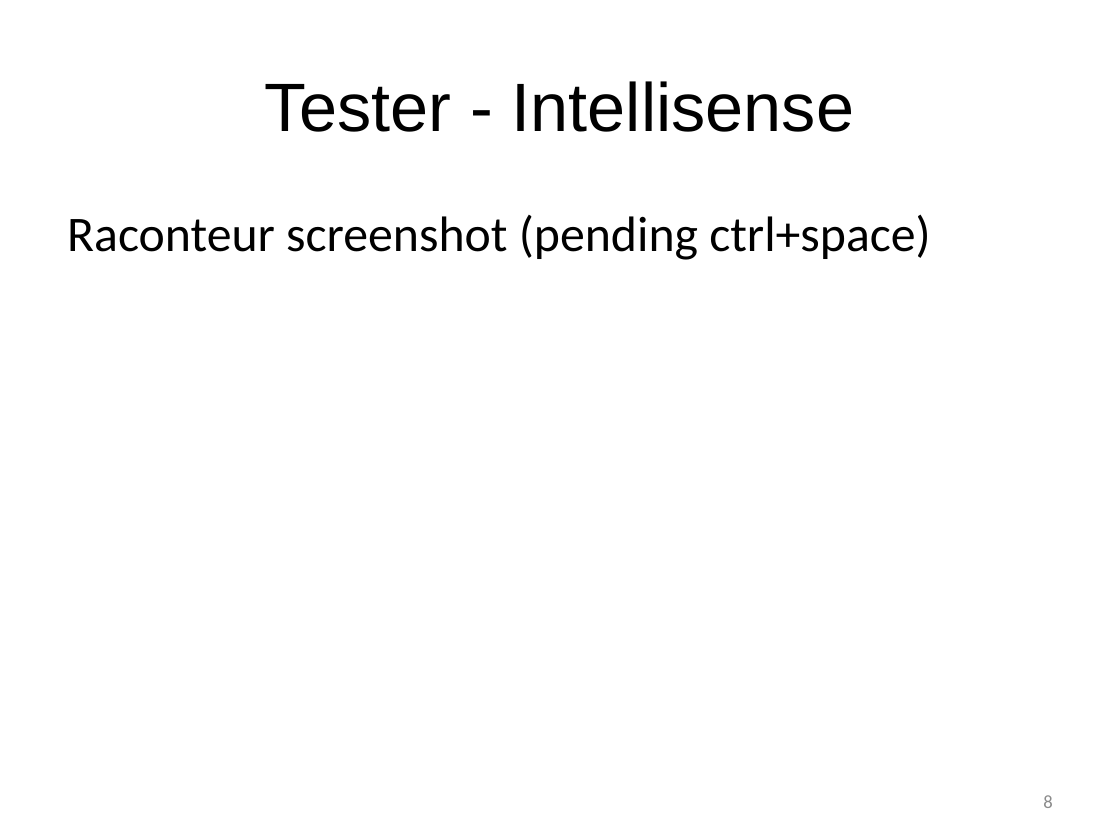
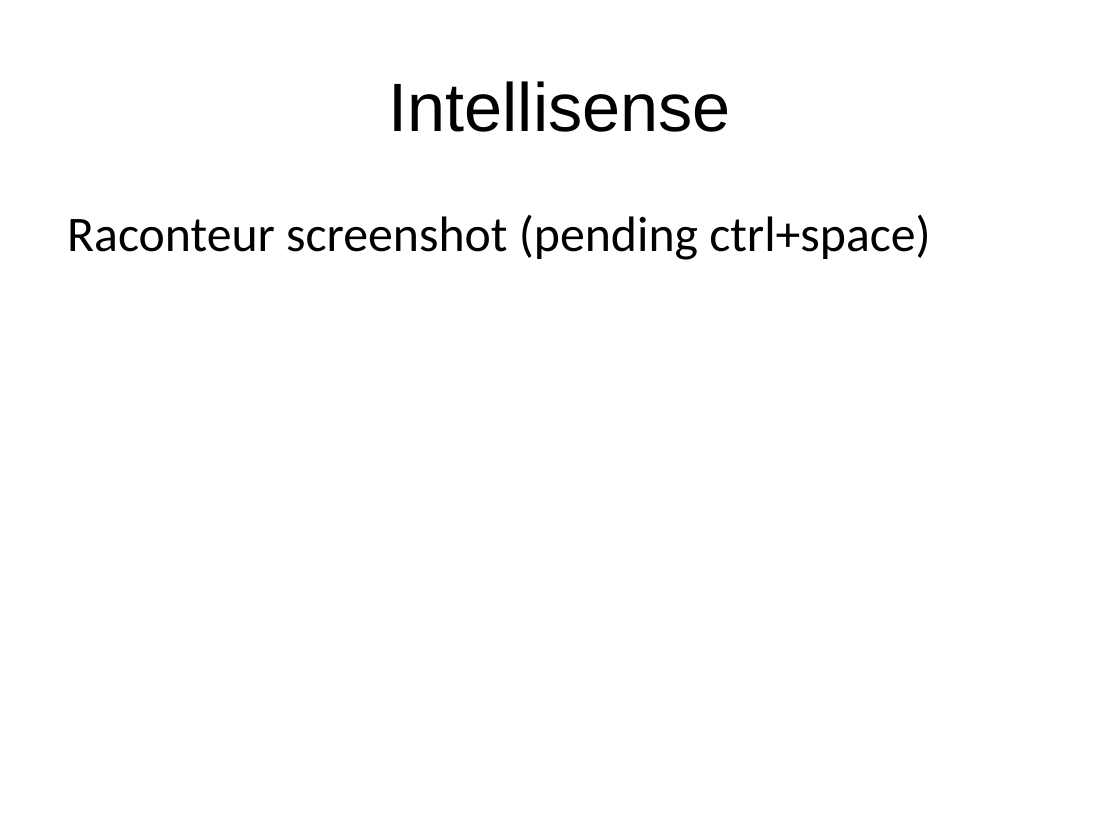
Before and after one commit to msuarz/portfolio, a slide deck: slide 8 of agile2011/presentation.pptx. Drawn at 1120x840 pixels with LibreOffice and Linux fonts; fonts in the diff are those of the drawing; background and template pictures are left out. Boxes give left, top, right and bottom in pixels: in the first picture for what was removed or moved away, otherwise in the second. Text is boxed around its words. In the diff, an @@ line names an element or a change of style, - is before the commit and + after.

```diff
--- a/agile2011/presentation.pptx
+++ b/agile2011/presentation.pptx
@@ title at box(389, 81, 731, 132): text changed @@
-Tester - Intellisense
+Intellisense
@@ page number removed at box(1043, 795, 1052, 808) @@
-8
```
Also in this commit, not shown: 4 other slides changed, 16 slides added, 15 slides removed, 1 other file.
